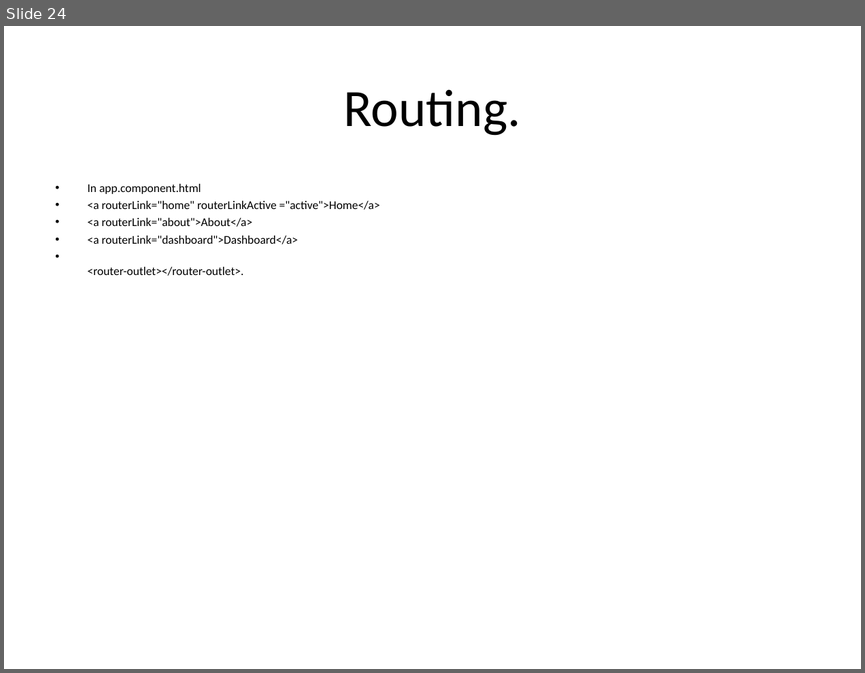
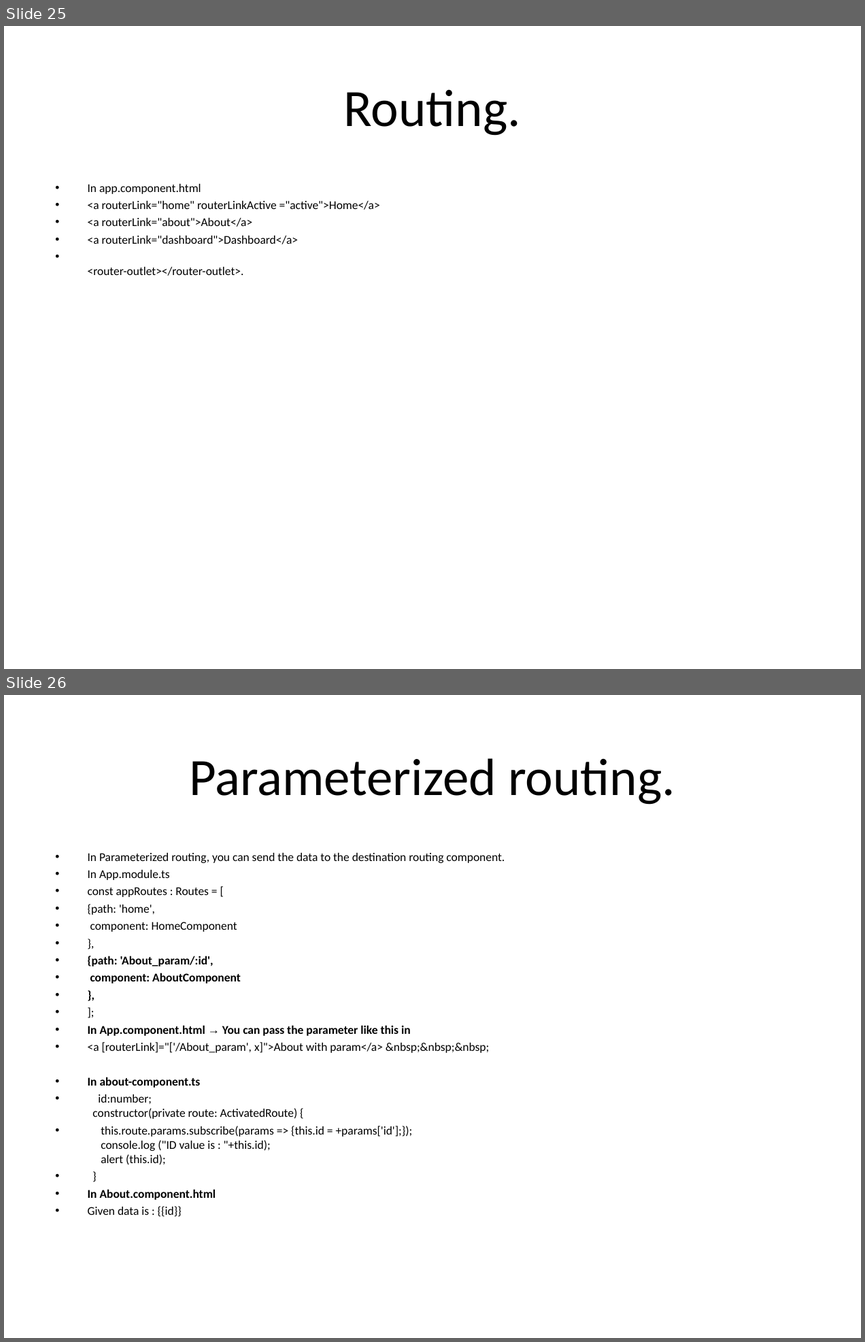
Before and after one commit to kcharankumar/DBS_Charan, a slide deck: Angular/Angular.ppt. Shown one above the other, each under a label of ours: slide 24 before the commit, slides 25 and 26 after it. The pictures are 865x673 and 865x1342 pixels, drawn with LibreOffice and Linux fonts; fonts in the diff are those of the drawing. Boxes give left, top, right and bottom in pixels: in the first picture for what was removed or moved away, otherwise in the second. Text is boxed around its words. In the diff, an @@ line names an element or a change of style, - is before the commit and + after.

```diff
--- a/Angular/Angular.ppt
+++ b/Angular/Angular.ppt
@@ slide 26 added at (4, 695, 861, 1338), background #FFFFFF @@
@@ title added at (189, 758, 675, 804), 44 pt, text #000000 @@
+Parameterized routing.
@@ text added at (88, 853, 504, 1217), 10 pt, text #000000 @@
+• In Parameterized routing, you can send the data to the destination routing component.
+• In App.module.ts
+• const appRoutes : Routes = [
+• {path: 'home',
+• component: HomeComponent
+• },
+• {path: 'About_param/:id',
+• component: AboutComponent
+• },
+• ];
+• In App.component.html → You can pass the parameter like this in
+• <a [routerLink]="['/About_param', x]">About with param</a> &nbsp;&nbsp;&nbsp;
+• In about-component.ts
+• id:number;
+  constructor(private route: ActivatedRoute) {
+• this.route.params.subscribe(params => {this.id = +params['id'];});
+  console.log ("ID value is : "+this.id);
+  alert (this.id);
+• }
+• In About.component.html
+• Given data is : {{id}}
@@ what was slide 24 is now slide 25 @@
```
Also in this commit, not shown: 5 other slides added.
